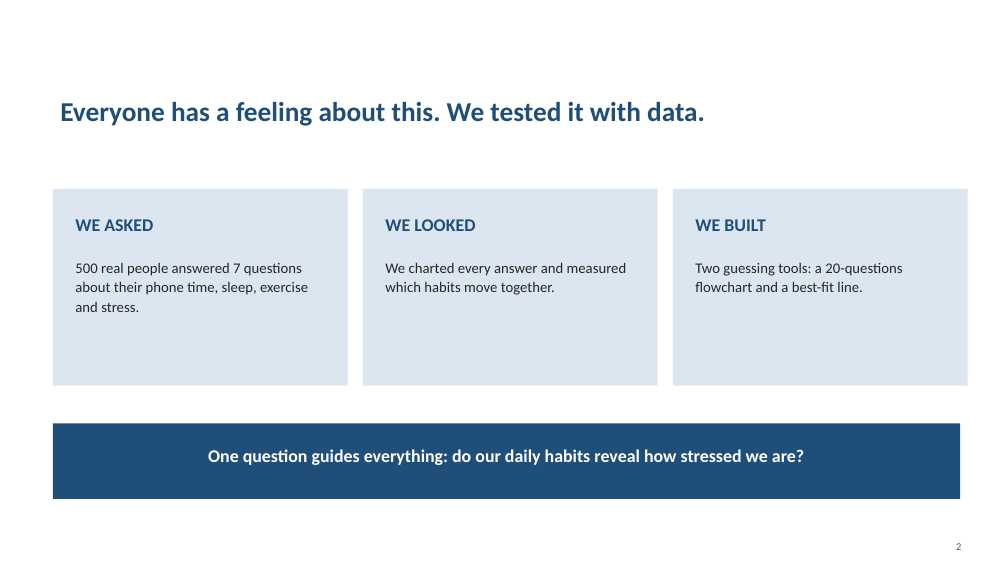
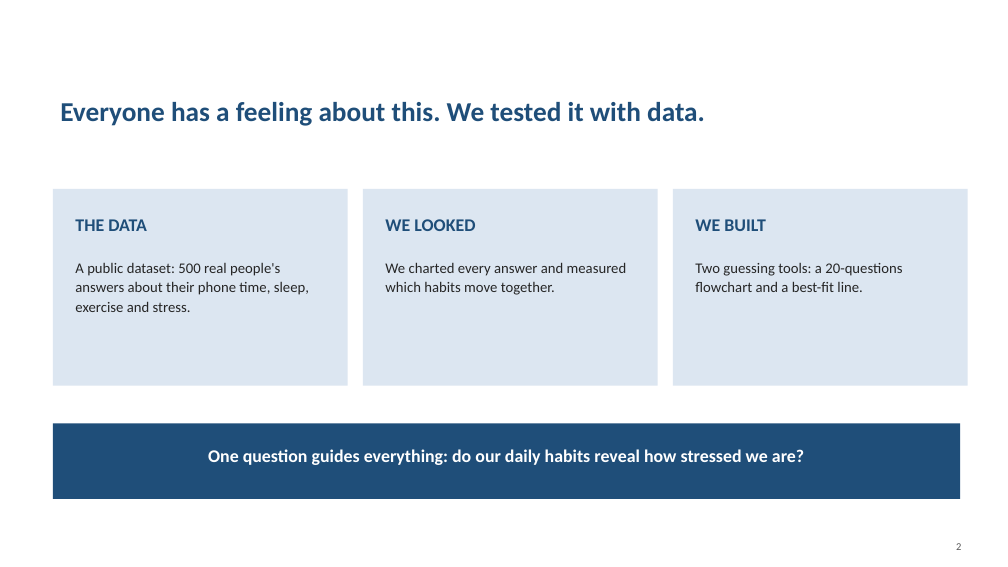
Before and after one commit to jaismine19/social-media-stress-analysis, a slide deck: slide 2 of presentation/Social_Media_Stress_Presentation.pptx. Drawn at 1008x567 pixels with LibreOffice and Linux fonts; fonts in the diff are those of the drawing. Boxes give left, top, right and bottom in pixels: in the first picture for what was removed or moved away, otherwise in the second. Text is boxed around its words. In the diff, an @@ line names an element or a change of style, - is before the commit and + after.

Commit message:
Correct the deck: we used a public dataset, not a survey

```diff
--- a/presentation/Social_Media_Stress_Presentation.pptx
+++ b/presentation/Social_Media_Stress_Presentation.pptx
@@ text at bbox=[75, 219, 147, 231]: text changed @@
-WE ASKED
+THE DATA
@@ text at bbox=[75, 263, 309, 312]: text changed @@
-500 real people answered 7 questions about their phone time, sleep, exercise and stress.
+A public dataset: 500 real people's answers about their phone time, sleep, exercise and stress.
```
Also in this commit, not shown: 1 other slide changed.
